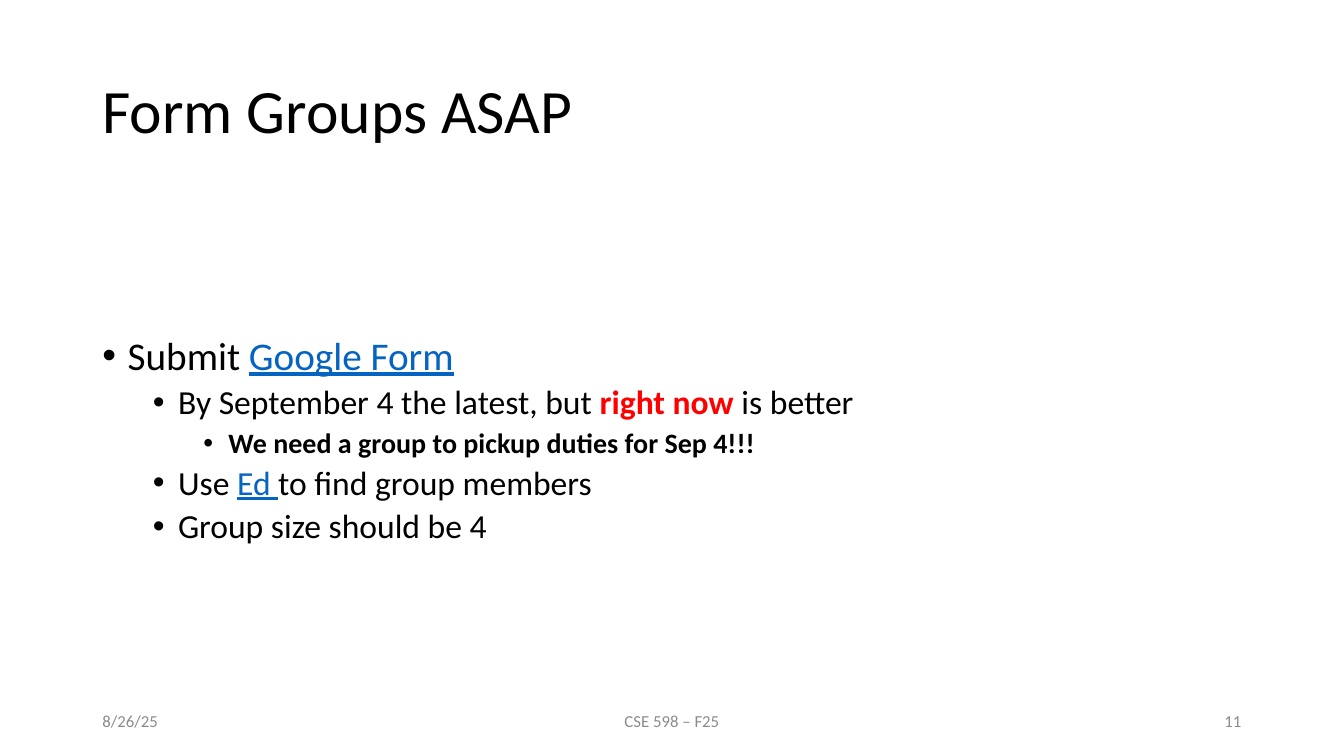
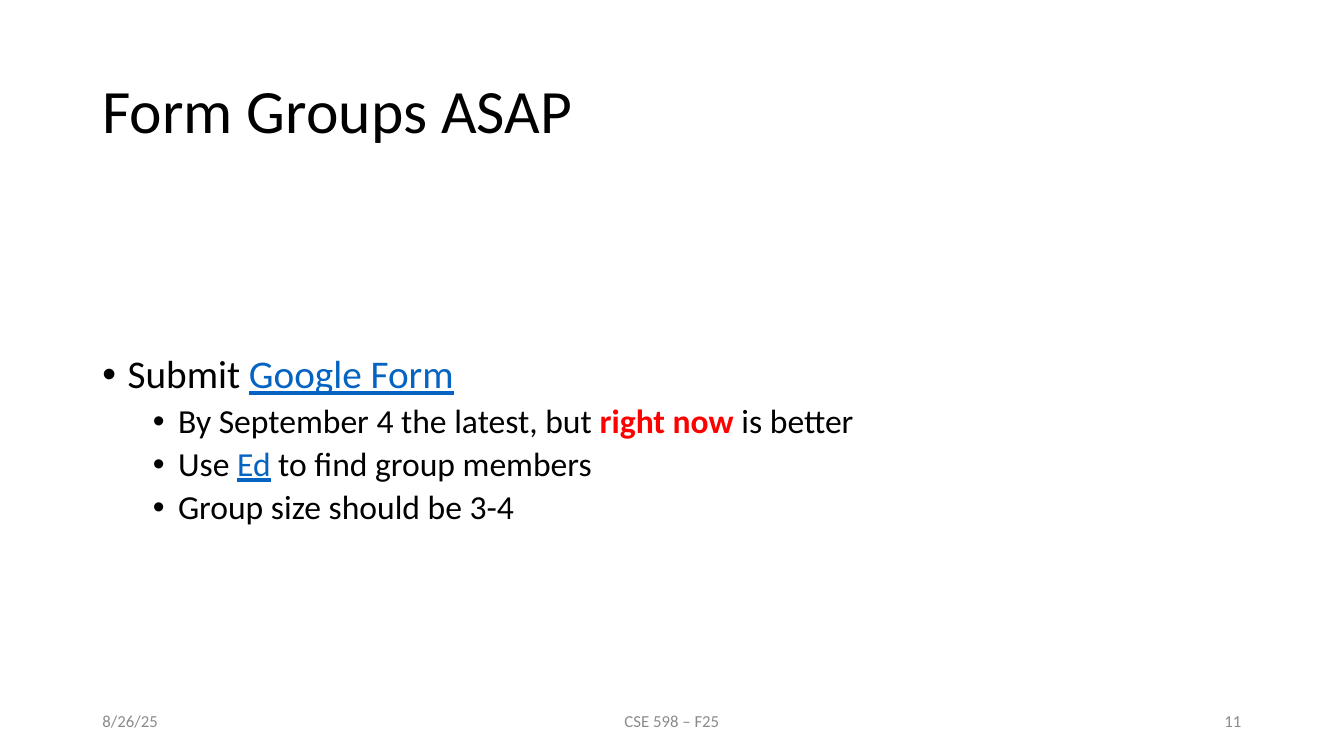
Before and after one commit to mosharaf/cse585, a slide deck: slide 11 of Slides/082625-MChowdhury.pptx. Drawn at 1344x756 pixels with LibreOffice and Linux fonts; fonts in the diff are those of the drawing. Boxes give left, top, right and bottom in pixels: in the first picture for what was removed or moved away, otherwise in the second. Text is boxed around its words. In the diff, an @@ line names an element or a change of style, - is before the commit and + after.

Commit message:
Fix typos in slide and add link in README

```diff
--- a/Slides/082625-MChowdhury.pptx
+++ b/Slides/082625-MChowdhury.pptx
@@ text at <box>228,433,755,458</box>: paragraph removed @@
-    • We need a group to pickup duties for Sep 4!!!
@@ text at <box>178,495,514,525</box>: text changed @@
-  • Group size should be 4
+  • Group size should be 3-4
```
Also in this commit, not shown: 1 other slide changed, 2 other files.
